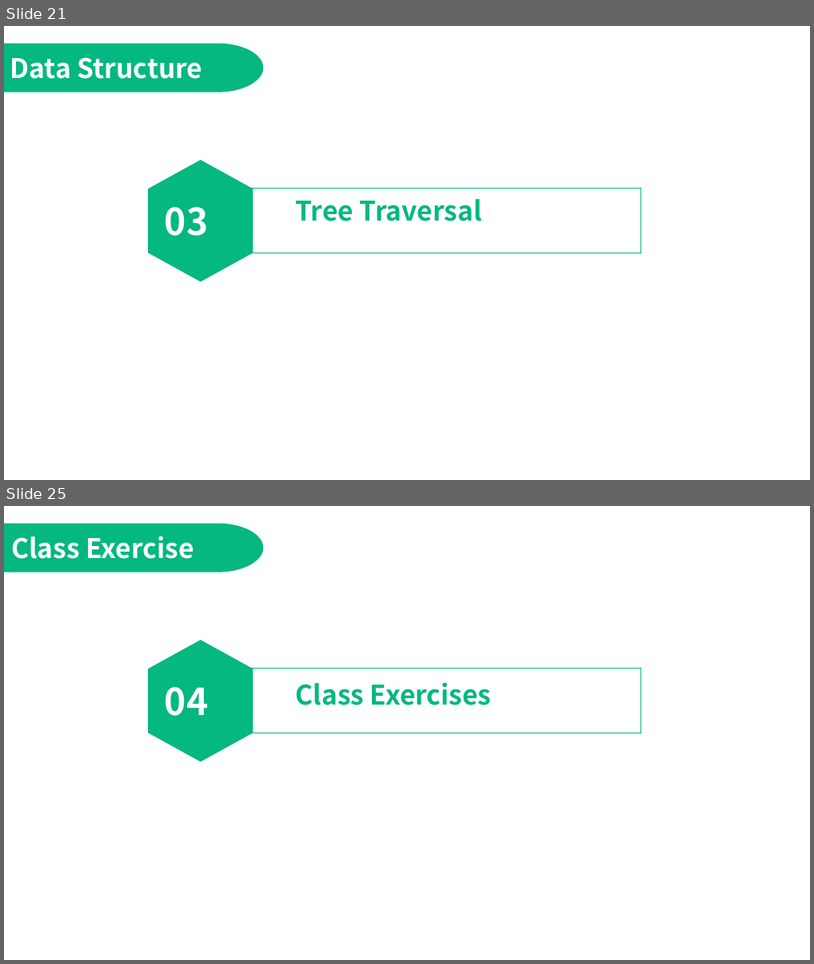
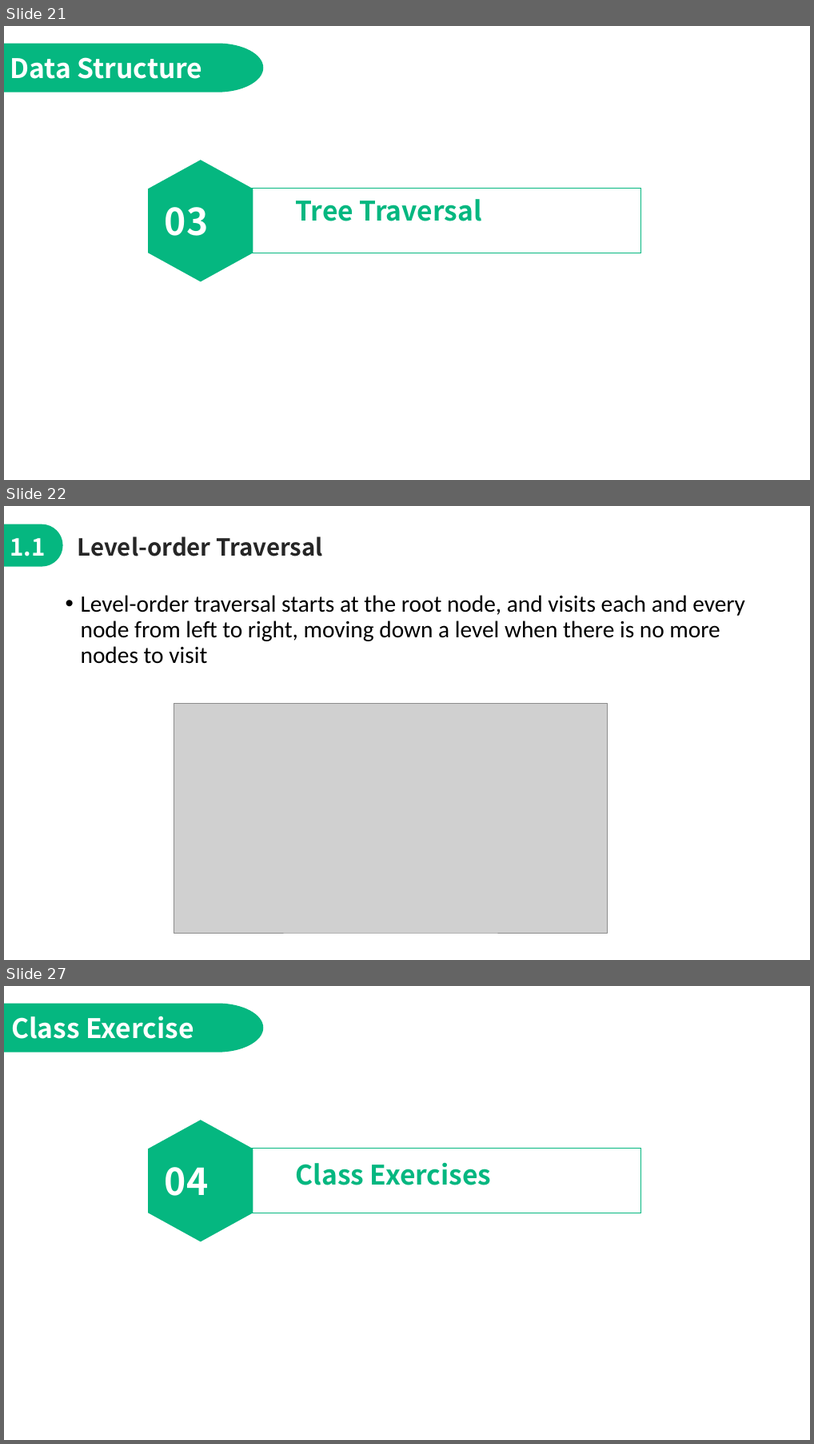
Before and after one commit to jimmyyih518/DSA2022Fall, a slide deck: week4/week4_slides.pptx. Shown one above the other, each under a label of ours: slides 21 and 25 before the commit, slides 21, 22 and 27 after it; the slides between them are not shown. The pictures are 814x964 and 814x1444 pixels, drawn with LibreOffice and Linux fonts; fonts in the diff are those of the drawing; grey boxes stand for pictures. Boxes give left, top, right and bottom in pixels: in the first picture for what was removed or moved away, otherwise in the second. Text is boxed around its words. In the diff, an @@ line names an element or a change of style, - is before the commit and + after.

```diff
--- a/week4/week4_slides.pptx
+++ b/week4/week4_slides.pptx
@@ slide 22 added at bbox=[4, 506, 810, 960], background #FFFFFF @@
@@ freeform shape added at bbox=[4, 524, 62, 567], fill #05B780 @@
@@ text added at bbox=[10, 538, 45, 556], 28 pt, text #FFFFFF, bold @@
+1.1
@@ text added at bbox=[78, 536, 323, 556], 28 pt, text #262626, bold @@
+Level-order Traversal
@@ text added at bbox=[81, 595, 746, 664], 28 pt, text #000000 @@
+• Level-order traversal starts at the root node, and visits each and every node from left to right, moving down a level when there is no more nodes to visit
@@ picture added at bbox=[174, 704, 608, 932] @@
@@ what was slide 25 is now slide 27 @@
```
Also in this commit, not shown: 6 slides changed, 1 other slide added, 3 other files.
